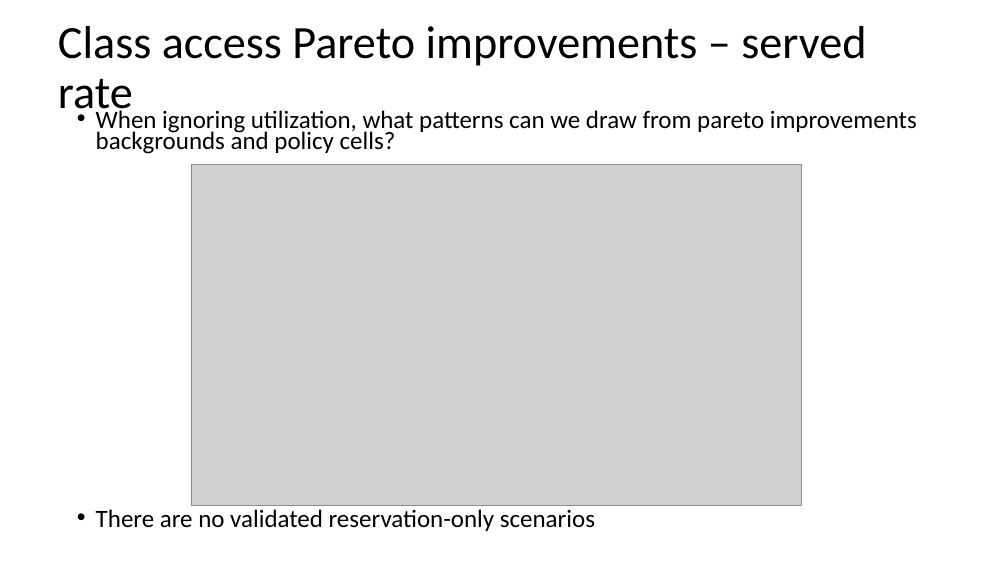
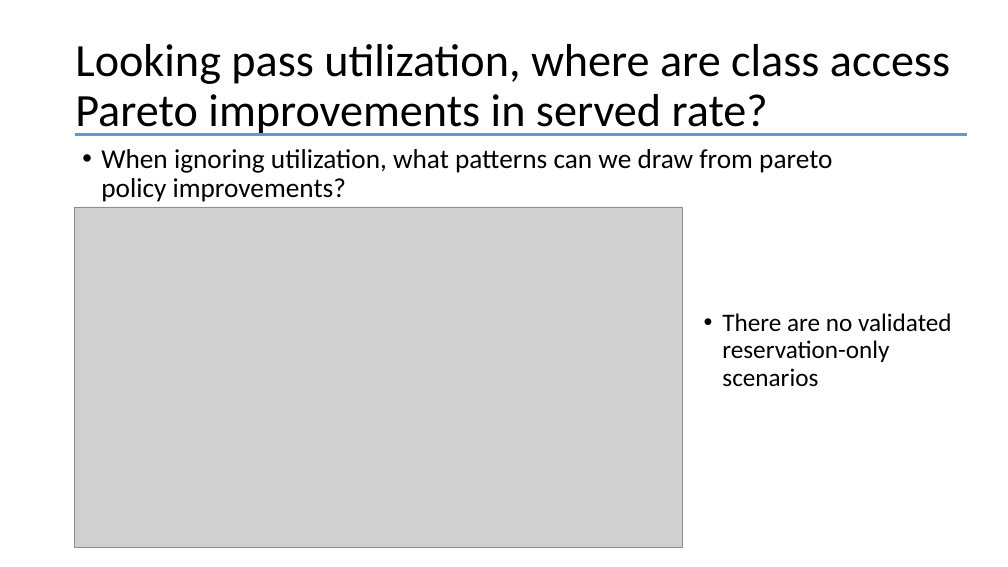
Before and after one commit to YcartXin/CUIMC-Appointment-Simulation, a slide deck: slide 24 of presentation/FCFS Presentation.pptx (slide 23 before the commit). Drawn at 1008x567 pixels with LibreOffice and Linux fonts; fonts in the diff are those of the drawing; grey boxes stand for pictures. Boxes give left, top, right and bottom in pixels: in the first picture for what was removed or moved away, otherwise in the second. Text is boxed around its words. In the diff, an @@ line names an element or a change of style, - is before the commit and + after.

```diff
--- a/presentation/FCFS Presentation.pptx
+++ b/presentation/FCFS Presentation.pptx
@@ title at box(75, 44, 950, 136): text changed @@
-Class access Pareto improvements – served rate
+Looking pass utilization, where are class access Pareto improvements in served rate?
@@ line added from (75, 135) to (967, 135), #5B9BD5 2.25 pt @@
@@ text at box(101, 149, 832, 202): text changed; size 23.8 to 26 pt @@
-• When ignoring utilization, what patterns can we draw from pareto improvements backgrounds and policy cells?
-• There are no validated reservation-only scenarios
+• When ignoring utilization, what patterns can we draw from pareto policy improvements?
@@ picture: place and size @@
-picture at box(191, 164, 802, 505)
+picture at box(75, 207, 682, 547)
@@ text added at box(722, 313, 952, 387), 24 pt, text #000000 @@
+• There are no validated reservation-only scenarios
```
Also in this commit, not shown: 2 other slides changed, 1 slide added, 5 other files.
